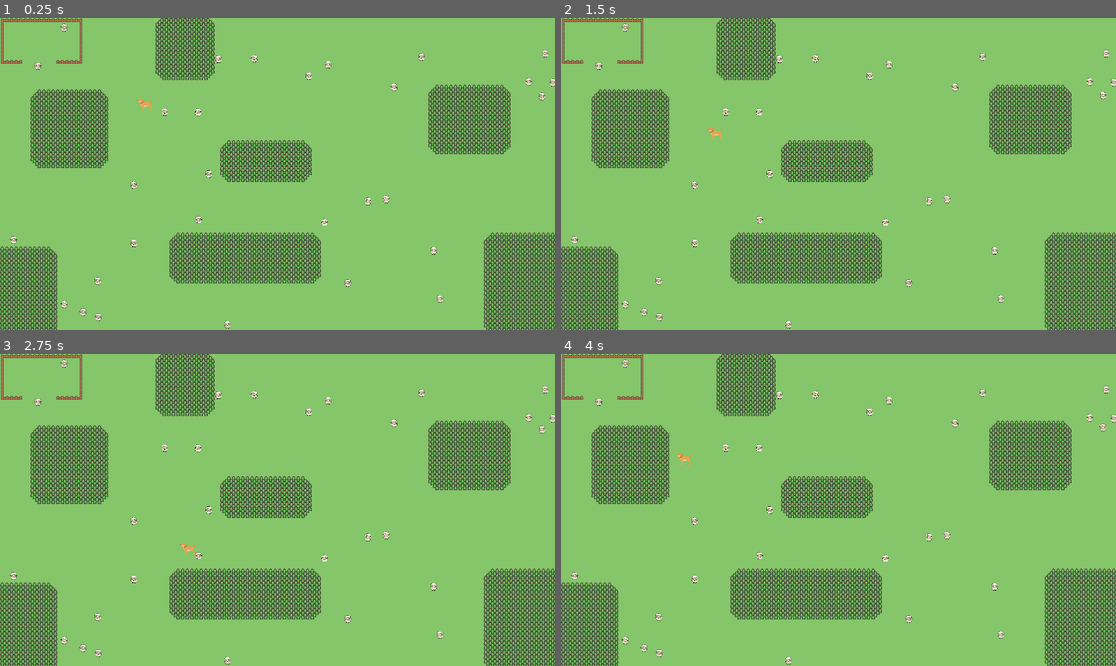
Above: before the commit, frames 1-4 (two rows, left to right).
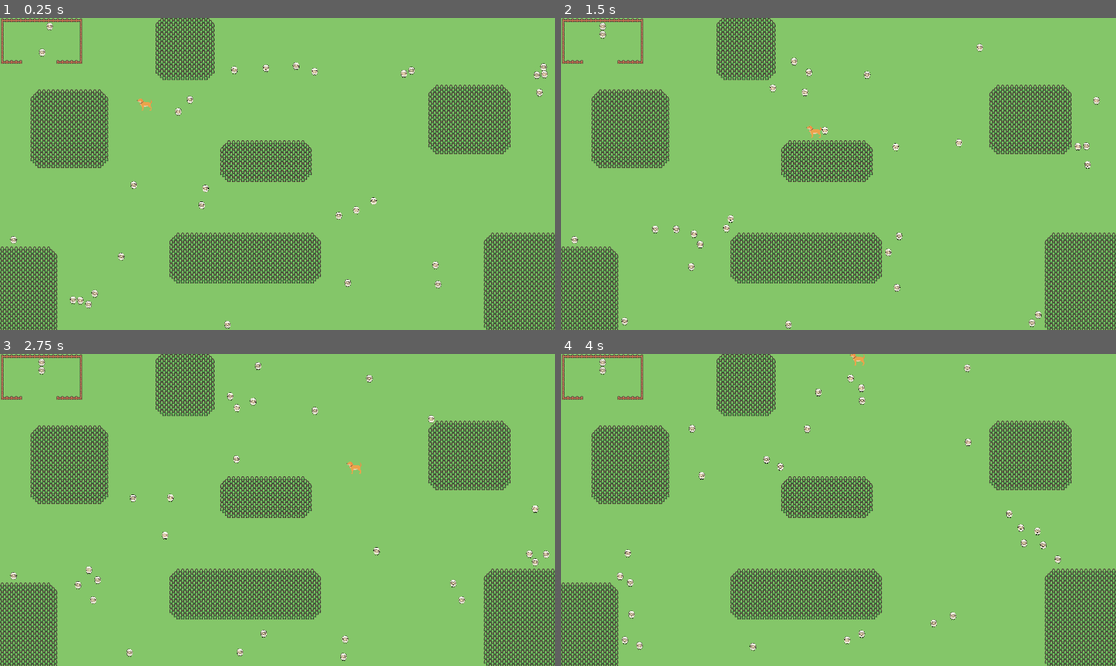
Above: after the commit, the same moments.

Repository: KatSukiFireStar/BoidGame
Game: Godot game, scene res://Scene/scene.tscn
Two runs of this game, one before a commit and one after it. Both use one fixed random seed, a clock stepped at 60 frames per second and the inputs below.
Inputs:
- Up to frame 1 (0.25 s): no input
- Up to frame 2 (1.5 s): hold Right (right) 0.53-1.28 s; hold Down (down) from 1.28 s (still down)
- Up to frame 3 (2.75 s): release Down (down) at 2.03 s; hold Right (right) from 2.03 s (still down)
- Up to frame 4 (4 s): release Right (right) at 2.78 s; hold Up (up) 2.78-3.53 s; hold Left (left) from 3.53 s (still down)

The runs differ from the first frame. In frame 1, 1.2% of the frame differs, in the area x 6-100%, y 1-98%; in frame 2, 1.4%; in frame 3, 1.5%; in frame 4, 1.5%, in the area x 1-100%, y 0-100%.
Error before the commit: Invalid access to property or key 'collider' on a base object of type 'String'. (res://Script/GameManager.gd:93)

Commit message:
continue boid

Diff:
--- a/Script/GameManager.gd
+++ b/Script/GameManager.gd
@@ -6,16 +6,21 @@
 @export
 var boidPrefab : PackedScene
 
+@export
+var distDog : int
+
 var maxX : float
 var maxY : float
 var boids : Array
 var rng : RandomNumberGenerator
 var foreground : TileMapLayer
+var player : Node2D
 
 # Called when the node enters the scene tree for the first time.
 func _ready() -> void:
 
 	foreground = get_node("Foreground")
+	player = get_node("Player")
 
 	var screenSize = get_tree().root.content_scale_size
 	rng = RandomNumberGenerator.new()
@@ -59,6 +64,10 @@
 		add_child(boid)
 
 
+func distance(player: Node2D, boid: Node2D) -> float:
+	var distX = player.transform.origin.x - boid.transform.origin.x
+	var distY = player.transform.origin.y - boid.transform.origin.y
+	return sqrt(distX * distX + distY * distY)
 
 # Called every frame. 'delta' is the elapsed time since the previous frame.
 func _process(delta: float) -> void:
@@ -79,31 +88,32 @@
 		if move:
 			boid.moveCloser(closeBoids)
 			boid.moveWith(closeBoids)
-			boid.moveAway(closeBoids, 20)
+			boid.moveAway(closeBoids, 50)
+
+			if distance(player, boid) < distDog:
+				pass
 
 			var space_state = get_world_2d().direct_space_state
 			# use global coordinates, not local to node
-			var query = PhysicsRayQueryParameters2D.create(boid.transform.origin, boid.velocity)
+			var query = PhysicsRayQueryParameters2D.create(boid.transform.origin, boid.transform.origin + (boid.velocity).normalized())
 			var result = space_state.intersect_ray(query)
 
-
-			#There is a problem with the ray tracing
 			var wall : bool = false
-			for r in result:
-				if r.collider == foreground:
+			if len(result) >= 1:
+				if result.collider == foreground:
 					wall = true
 
 			if wall:
 				boid.velocity *= -1
 
 			var border = 25
-			if boid.transform.origin.x < border and boid.velocity.x < 0:
+			if boid.transform.origin.x <= border and boid.velocity.x < 0:
 				boid.velocity.x = - boid.velocity.x * rng.randf()
-			if boid.transform.origin.x > maxX - border and boid.velocity.x > 0:
+			if boid.transform.origin.x >= maxX - border and boid.velocity.x > 0:
 				boid.velocity.x = - boid.velocity.x * rng.randf()
-			if boid.transform.origin.y < border and boid.velocity.y < 0:
+			if boid.transform.origin.y <= border and boid.velocity.y < 0:
 				boid.velocity.y = - boid.velocity.y * rng.randf()
-			if boid.transform.origin.y > maxY - border and boid.velocity.y > 0:
+			if boid.transform.origin.y >= maxY - border and boid.velocity.y > 0:
 				boid.velocity.y = - boid.velocity.y * rng.randf()
 		else:
 			boid.velocity = (Vector2(9*16, 16) - boid.transform.origin)
--- a/Script/boid.gd
+++ b/Script/boid.gd
@@ -89,3 +89,19 @@
 				return
 
 			velocity = Vector2(velocity.x - distX / 5, velocity.y - distY / 5)
+
+func orientedMove(player : Node2D, minDist : float) -> void :
+	var xDiff = (transform.origin.x - player.transform.origin.x)
+	var yDiff = (transform.origin.y - player.transform.origin.y)
+
+	if xDiff >= 0:
+		xDiff = sqrt(minDist) - xDiff
+	elif xDiff < 0:
+		xDiff = -sqrt(minDist) - xDiff
+
+	if yDiff >= 0:
+		yDiff = sqrt(minDist) - yDiff
+	elif yDiff < 0:
+		yDiff = -sqrt(minDist) - yDiff
+
+		#ToDo: finir le deplacement orienté
Not shown, added: Scene/sce82FE.tmp
Not shown, added: Scene/sceB1FE.tmp
